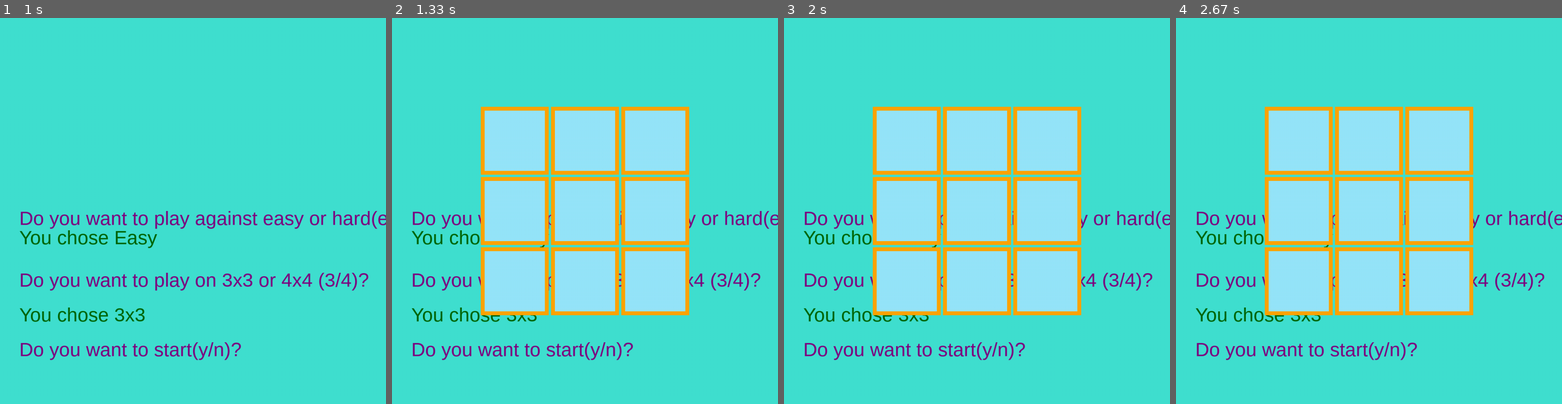
Above: before the commit, frames 1-4 (left to right).
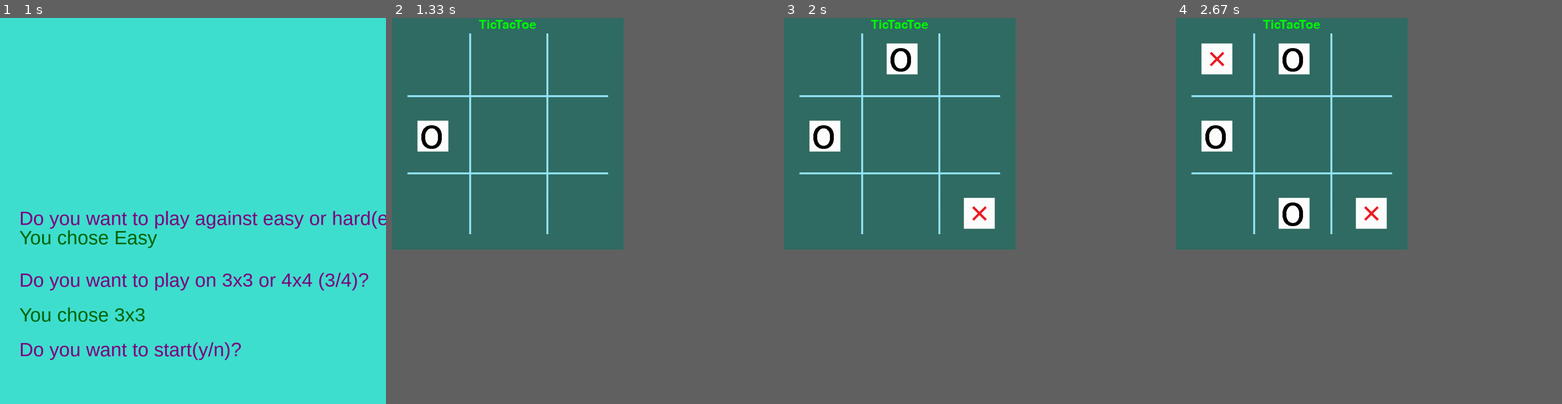
Above: after the commit, the same moments.

Repository: vv-ss/avpython
Game: pygame game, started from jugend_forscht/tictactoe/tictactoe pygame.py
Same seed, same stepped clock (60 frames per second), same inputs: the game is played once before the commit and once after it.
Inputs (mouse positions are in pixels of both pictures, inside the frame that each line leads up to):
- Up to frame 1 (1 s): tap E at 0.33 s; tap 3 at 0.67 s
- Up to frame 2 (1.33 s): hold N from 1.1 s (still down)
- Up to frame 3 (2 s): release N at 1.6 s; move the mouse to (984, 214) at 1.63 s; click (984, 214) at 1.87 s
- Up to frame 4 (2.67 s): move the mouse to (1237, 87) at 2.23 s; click (1237, 87) at 2.47 s
In our replay, in frame 2 the window is 900x900 before the commit and 540x540 after it. These sizes can differ from the game's own. Grey fills any space a smaller window leaves; there, only what the larger window draws over its background counts as a difference.

Frame 1 is identical in both runs. In frame 2, 53% of the frame differs, in the area x 0-100%, y 0-89%; in frame 3, 53%; in frame 4, 53%.

Commit message:
Combine text and pygame

Diff:
--- a/jugend_forscht/tictactoe/tictactoe pygame.py
+++ b/jugend_forscht/tictactoe/tictactoe pygame.py
@@ -1,5 +1,233 @@
 import pygame
 from pygame.locals import *
+import random
+
+Wert_dict = {}
+com_move_first = True
+
+# Welche Zuege kann der Spieler ziehen
+def next_players_state(n):
+    moves = []
+    for i in range(0, len(n)):
+        if n[i] == '0':
+            x = list(n)
+            x[i] = '2'
+            moves.append(''.join(x))
+    return moves
+
+# Welche Zuege kann der Computer ziehen
+def next_com_state(n):
+    next_states = []
+    for i in range(0, len(n)):
+        if n[i] == '0':
+            x = list(n)
+            x[i] = '1'
+            next_states.append(''.join(x))
+    return next_states
+
+# Unentschieden
+def draw(n):
+    if is_player_end_state(n) or is_com_end_state(n) or '0' in n:
+        return False
+    else:
+        return True
+
+# Positionen, wie die Lage aussehen koennte, wenn der Spieler gewinnt
+def is_player_end_state(n):
+    if len(n) == 9:
+        if n[0] == n[3] == n[6] == '2':
+            player_win = True
+        elif n[1] == n[4] == n[7] == '2':
+            player_win = True
+        elif n[2] == n[5] == n[8] == '2':
+            player_win = True
+        elif n[0] == n[1] == n[2] == '2':
+            player_win = True
+        elif n[3] == n[4] == n[5] == '2':
+            player_win = True
+        elif n[6] == n[7] == n[8] == '2':
+            player_win = True
+        elif n[0] == n[4] == n[8] == '2':
+            player_win = True
+        elif n[2] == n[4] == n[6] == '2':
+            player_win = True
+        else:
+            player_win = False
+    if len(n) == 16:
+        if n[0] == n[4] == n[8] == n[12] == '2':
+            player_win = True
+        elif n[1] == n[5] == n[9] == n[13] == '2':
+            player_win = True
+        elif n[2] == n[6] == n[10] == n[14] == '2':
+            player_win = True
+        elif n[3] == n[7] == n[11] == n[15] == '2':
+            player_win = True
+        elif n[0] == n[1] == n[2] == n[3] == '2':
+            player_win = True
+        elif n[4] == n[5] == n[6] == n[7] == '2':
+            player_win = True
+        elif n[8] == n[9] == n[10] == n[11] == '2':
+            player_win = True
+        elif n[12] == n[13] == n[14] == n[15] == '2':
+            player_win = True
+        elif n[0] == n[5] == n[10] == n[15] == '2':
+            player_win = True
+        elif n[3] == n[6] == n[9] == n[12] == '2':
+            player_win = True
+        else:
+            player_win = False
+    return player_win
+
+
+# Positionen, wie die Lage aussehen koennte, wenn der Computer gewinnt
+def is_com_end_state(n):
+   if len(n) == 9:
+       if n[0] == n[3] == n[6] == '1':
+           computer_win = True
+       elif n[1] == n[4] == n[7] == '1':
+           computer_win = True
+       elif n[2] == n[5] == n[8] == '1':
+           computer_win = True
+       elif n[0] == n[1] == n[2] == '1':
+           computer_win = True
+       elif n[3] == n[4] == n[5] == '1':
+           computer_win = True
+       elif n[6] == n[7] == n[8] == '1':
+           computer_win = True
+       elif n[0] == n[4] == n[8] == '1':
+           computer_win = True
+       elif n[2] == n[4] == n[6] == '1':
+           computer_win = True
+       else:
+           computer_win = False
+       return computer_win
+   if len(n) == 16:
+       if n[0] == n[4] == n[8] == n[12] == '1':
+           computer_win = True
+       elif n[1] == n[5] == n[9] == n[13] == '1':
+           computer_win = True
+       elif n[2] == n[6] == n[10] == n[14] == '1':
+           computer_win = True
+       elif n[3] == n[7] == n[11] == n[15] == '1':
+           computer_win = True
+       elif n[0] == n[1] == n[2] == n[3] == '1':
+           computer_win = True
+       elif n[4] == n[5] == n[6] == n[7] == '1':
+           computer_win = True
+       elif n[8] == n[9] == n[10] == n[11] == '1':
+           computer_win = True
+       elif n[12] == n[13] == n[14] == n[15] == '1':
+           computer_win = True
+       elif n[0] == n[5] == n[10] == n[15] == '1':
+           computer_win = True
+       elif n[3] == n[6] == n[9] == n[12] == '1':
+           computer_win = True
+       else:
+           computer_win = False
+       return computer_win
+# Ist der Computer dran?
+def com_turn(state):
+    X = 0
+    O = 0
+    for i in state:
+        if i == '1':
+            O += 1
+        if i == '2':
+            X += 1
+    if O == X:
+        if com_move_first:
+            return True
+        else:
+            return False
+    else:
+        if not com_move_first:
+            return True
+        else:
+            return False
+
+# Wir geben jedem moeglichem Zug einen Wert
+def get_wert(state):
+    if state in Wert_dict:
+        return Wert_dict[state]
+    if is_com_end_state(state):
+        return 100
+    if is_player_end_state(state):
+        return -100
+    if draw(state):
+        return 0
+    alle_werte = []
+    state_wert = 0
+    if com_turn(state):
+        for i in next_com_state(state):
+            alle_werte.append(get_wert(i))
+        state_wert = max(alle_werte)
+    else:
+        for i in next_players_state(state):
+            alle_werte.append(get_wert(i))
+        state_wert = min(alle_werte)
+    Wert_dict[state] = state_wert
+    return state_wert
+
+# In welches Kaestchen soll der Computer ziehen?
+def com_move(state):
+    next_states = next_com_state(state)
+    next_best_state = next_states[0]
+    next_best_wert = get_wert(next_best_state)
+    for i in next_states:
+        wert = get_wert(i)
+        if wert > next_best_wert:
+            next_best_wert = wert
+            next_best_state = i
+    for i in range(0, len(state)):
+        if state[i] != next_best_state[i]:
+            return i
+
+# Der Computer zieht einen beliebigen Zug, sodass der Spieler auch gewinnen kann(einfachere Spielvariante)
+def com_random_move(state):
+    while True:
+        x = random.randint(0, len(state)-1)
+        if state[x] == '0':
+            return x
+
+# # Es wird nach jedem Zug die Brettlage besimmt
+# def convert_state_to_board(state, i):
+#     if state[i] == '0':
+#         return ' '
+#     if state[i] == '1':
+#         return 'O'
+#     if state[i] == '2':
+#         return 'X'
+#
+# # 3x3 Brett
+# def printBoard3(state):
+#     print('__ __ __ __ __')
+#     print('|', convert_state_to_board(state, 0), '|', convert_state_to_board(state, 1), '|',
+#           convert_state_to_board(state, 2), '|')
+#     print('__ __ __ __ __')
+#     print('|', convert_state_to_board(state, 3), '|', convert_state_to_board(state, 4), '|',
+#           convert_state_to_board(state, 5), '|')
+#     print('__ __ __ __ __')
+#     print('|', convert_state_to_board(state, 6), '|', convert_state_to_board(state, 7), '|',
+#           convert_state_to_board(state, 8), '|')
+#     print('__ __ __ __ __')
+#
+# # 4x4 Brett
+# def printBoard4(state):
+#     print('__ __ __ __ __ __')
+#     print('|', convert_state_to_board(state, 0), '|', convert_state_to_board(state, 1), '|',
+#           convert_state_to_board(state, 2), '|', convert_state_to_board(state, 3), '|')
+#     print('__ __ __ __ __ __')
+#     print('|', convert_state_to_board(state, 4), '|', convert_state_to_board(state, 5), '|',
+#           convert_state_to_board(state, 6), '|', convert_state_to_board(state, 7), '|')
+#     print('__ __ __ __ __ __')
+#     print('|', convert_state_to_board(state, 8), '|', convert_state_to_board(state, 9), '|',
+#           convert_state_to_board(state, 10), '|', convert_state_to_board(state, 11), '|')
+#     print('__ __ __ __ __ __')
+#     print('|', convert_state_to_board(state, 12), '|', convert_state_to_board(state, 13), '|',
+#           convert_state_to_board(state, 14), '|', convert_state_to_board(state, 15), '|')
+
+
+
 darkgreen=(0,100,0)
 green = (0, 255, 0)
 tuerkis=(64, 224, 208)
@@ -18,95 +246,54 @@
 x_img = pygame.transform.scale(X_img, (80, 80))
 o_img = pygame.transform.scale(O_img, (80, 80))
 # Initializing surface
-surface = pygame.display.set_mode((width,height))
-surface.fill((50, 110, 100))
+window = pygame.display.set_mode((width,height))
 pygame.display.set_caption('Tik Tak Toe by Aarav and Viyona')
-
+cell_width = 200
 font = pygame.font.Font('freesansbold.ttf', 32)
-text = font.render('TicTacToe', True, green)
-surface.blit(text, (425,20))
-pygame.draw.rect(surface, (50,110,10), pygame.Rect(225,225,550,550))
 
 
 
 def user_click():
     # get coordinates of mouse click
+
+    # font = pygame.font.Font('freesansbold.ttf', 32)
     x, y = pygame.mouse.get_pos()
 
-    # get column of mouse click (1-3)
-    if (x < width / 3):
-        col = 1
-
-    elif (x < width / 3 * 2):
-        col = 2
-
-    elif (x < width):
-        col = 3
-
-    else:
-        col = None
-
-    # get row of mouse click (1-3)
-    if (y < height / 3):
-        row = 1
-
-    elif (y < height / 3 * 2):
-        row = 2
-
-    elif (y < height):
-        row = 3
-
-    else:
-        row = None
-    print(row, col)
-
-def print_board():
-    # Rechteck mitte links
-    pygame.draw.rect(surface, lightblue, pygame.Rect(236, 416, 168, 168))
-    pygame.draw.rect(surface, orange, pygame.Rect(230, 412, 176, 176), 10)
-
-    # Rechteck mitte mitte
-    pygame.draw.rect(surface, lightblue, pygame.Rect(416, 416, 168, 168))
-    pygame.draw.rect(surface, orange, pygame.Rect(412, 412, 176, 176), 10)
-
-    # Rechteck mitte rechts
-    pygame.draw.rect(surface, lightblue, pygame.Rect(600, 416, 168, 168))
-    pygame.draw.rect(surface, orange, pygame.Rect(594, 412, 176, 176), 10)
-
-    # Rechteck oben links
-    pygame.draw.rect(surface, lightblue, pygame.Rect(236, 234, 168, 168))
-    pygame.draw.rect(surface, orange, pygame.Rect(230, 230, 176, 176), 10)
-
-    # Rechteck oben mitte
-    pygame.draw.rect(surface, lightblue, pygame.Rect(416, 234, 168, 168))
-    pygame.draw.rect(surface, orange, pygame.Rect(412, 230, 176, 176), 10)
-
-    # Rechteck oben rechts
-    pygame.draw.rect(surface, lightblue, pygame.Rect(600, 234, 168, 168))
-    pygame.draw.rect(surface, orange, pygame.Rect(594, 230, 176, 176), 10)
-
-    # Rechteck unten links
-    pygame.draw.rect(surface, lightblue, pygame.Rect(236, 598, 168, 168))
-    pygame.draw.rect(surface, orange, pygame.Rect(230, 594, 176, 176), 10)
-
-    # Rechteck unten mitte
-    pygame.draw.rect(surface, lightblue, pygame.Rect(416, 598, 168, 168))
-    pygame.draw.rect(surface, orange, pygame.Rect(412, 594, 176, 176), 10)
-
-    # Rechteck unten rechts
-    pygame.draw.rect(surface, lightblue, pygame.Rect(600, 598, 168, 168))
-    pygame.draw.rect(surface, orange, pygame.Rect(594, 594, 176, 176), 10)
-
-
-green_cover=pygame.draw.rect(surface,tuerkis,pygame.Rect(0,0,1000,1000))
+    column = x//cell_width
+    row = y//cell_width
+    return (row, column)
+
+def print_board(size):
+    margin = 40
+    surface = pygame.display.set_mode((size* cell_width, size*cell_width))
+    surface.fill((50, 110, 100))
+    pygame.display.set_caption('Tik Tak Toe by Aarav and Viyona')
+    for n in range(1, size):
+        # senkrecht
+        pygame.draw.rect(window, lightblue, pygame.Rect(n*cell_width, margin, 5, size*cell_width - 2*margin))
+        # waagerecht
+        pygame.draw.rect(window, lightblue, pygame.Rect(margin, n * cell_width, size * cell_width - 2*margin, 5))
+
+    text = font.render('TicTacToe', True, green)
+    surface.blit(text, (size*cell_width/2-75,2))
+    return surface
+
+
+
+
+
+
+
+
+green_cover=pygame.draw.rect(window,tuerkis,pygame.Rect(0,0,1000,1000))
 
 question1=font_style.render('Do you want to play against easy or hard(e/h)?',True,purple)
-surface.blit(question1, (50,490))
+window.blit(question1, (50,490))
 pygame.display.flip()
 
-hardness_level = None
+computer_stufe = None
 while True:
-    if (hardness_level):
+    if (computer_stufe):
         break
     for event in pygame.event.get():
         if event.type == QUIT:
@@ -114,20 +301,20 @@
         elif event.type == pygame.KEYDOWN:
             if event.key == pygame.K_e:
                 print("Key E has been pressed")
-                hardness_level = 'Easy'
+                computer_stufe = 'Easy'
                 break
             if event.key == pygame.K_h:
-                hardness_level = 'Hard'
+                computer_stufe = 'Hard'
                 print("Key H has been pressed")
                 break
 
 
-answer1=font_style.render("You chose " + hardness_level, True, darkgreen)
-surface.blit(answer1, (50,540))
+answer1=font_style.render("You chose " + computer_stufe, True, darkgreen)
+window.blit(answer1, (50,540))
 pygame.display.flip()
 
 question=font_style.render('Do you want to play on 3x3 or 4x4 (3/4)?',True,purple)
-surface.blit(question, (50,650))
+window.blit(question, (50,650))
 pygame.display.flip()
 
 board_size = None
@@ -140,28 +327,28 @@
         elif event.type == pygame.KEYDOWN:
             if event.key == pygame.K_3:
                 print("Key 3 has been pressed")
-                board_size = '3x3'
+                board_size = 3
                 break
             if event.key == pygame.K_4:
-                board_size = '4x4'
+                board_size = 4
                 print("Key 4 has been pressed")
                 break
 
 
-answer=font_style.render("You chose " + board_size, True, darkgreen)
-surface.blit(answer, (50,740))
+answer=font_style.render("You chose " + str(board_size) + 'x' + str(board_size), True, darkgreen)
+window.blit(answer, (50,740))
 pygame.display.flip()
 
 
 
 # Ask next question
 question2=font_style.render('Do you want to start(y/n)?',True,purple)
-surface.blit(question2, (50,830))
+window.blit(question2, (50,830))
 pygame.display.flip()
 
 start_player = None
 while True:
-    if (start_player):
+    if start_player:
         break
     for event in pygame.event.get():
         if event.type == QUIT:
@@ -176,13 +363,58 @@
                 print("Key N has been pressed")
                 break
 
-print_board()
-pygame.display.flip()
-while True:
-    for event in pygame.event.get():
-        if event.type == QUIT:
-            pygame.quit()
-        elif event.type == pygame.MOUSEBUTTONDOWN:
-            user_click()
+def game():
+    global com_move_first
+    if start_player == 'Y':
+        com_move_first = False
+    surface = print_board(board_size)
+    pygame.display.flip()
+    state = '0'*(board_size*board_size)
+
+    while True:
+        if draw(state):
+            print("IT WAS A DRAW!!!!!!!!!!!!!!")
+            break
+        if is_com_end_state(state):
+            print("COMPUTER WON!!!!")
+            break
+        if is_player_end_state(state):
+            print("PLAYER WON!!!!")
+            break
+        if com_turn(state):
+            if computer_stufe == 'Hard':
+                move = com_move(state)
+            else:
+                move = com_random_move(state)
+            row = move // board_size
+            column = move % board_size
+            surface.blit(o_img, (cell_width * column + cell_width / 3, cell_width * row + cell_width / 3))
+            pygame.display.update()
+            state_list = list(state)
+            state_list[move] = '1'
+            state = ''.join(state_list)
         else:
-            pass
+            # Player turn
+            moved = False
+            while True:
+                for event in pygame.event.get():
+                    if event.type == QUIT:
+                        pygame.quit()
+                    elif event.type == pygame.MOUSEBUTTONDOWN:
+                        (row, column) = user_click()
+                        print(row, column)
+                        surface.blit(x_img, (cell_width * column + cell_width / 3, cell_width * row + cell_width / 3))
+                        pygame.display.update()
+                        moved = True
+                        break
+                    else:
+                        pass
+                if moved:
+                    state_list = list(state)
+                    state_list[row*board_size + column] = '2'
+                    state = ''.join(state_list)
+                    break
+
+
+
+game()
